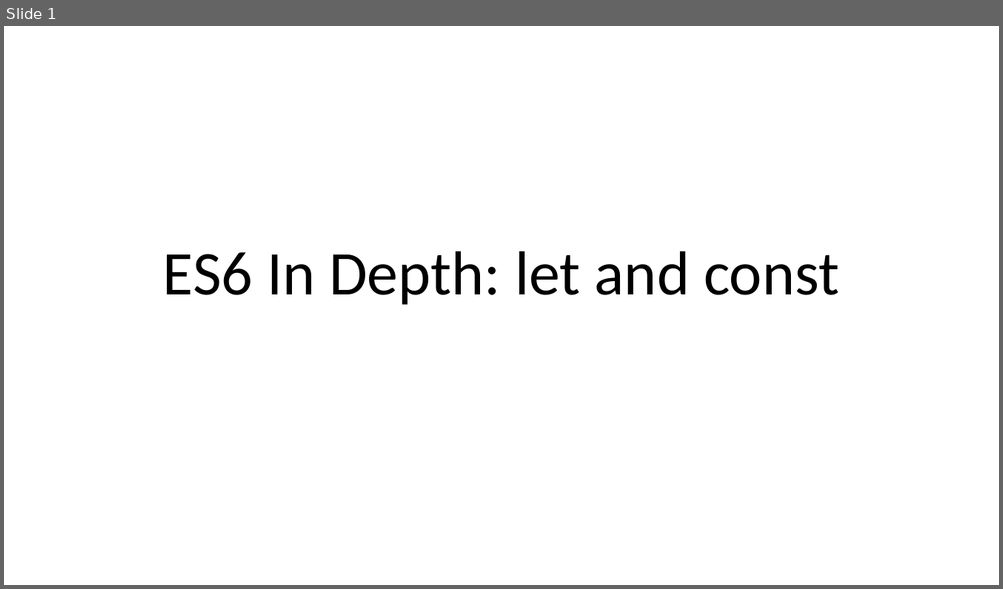
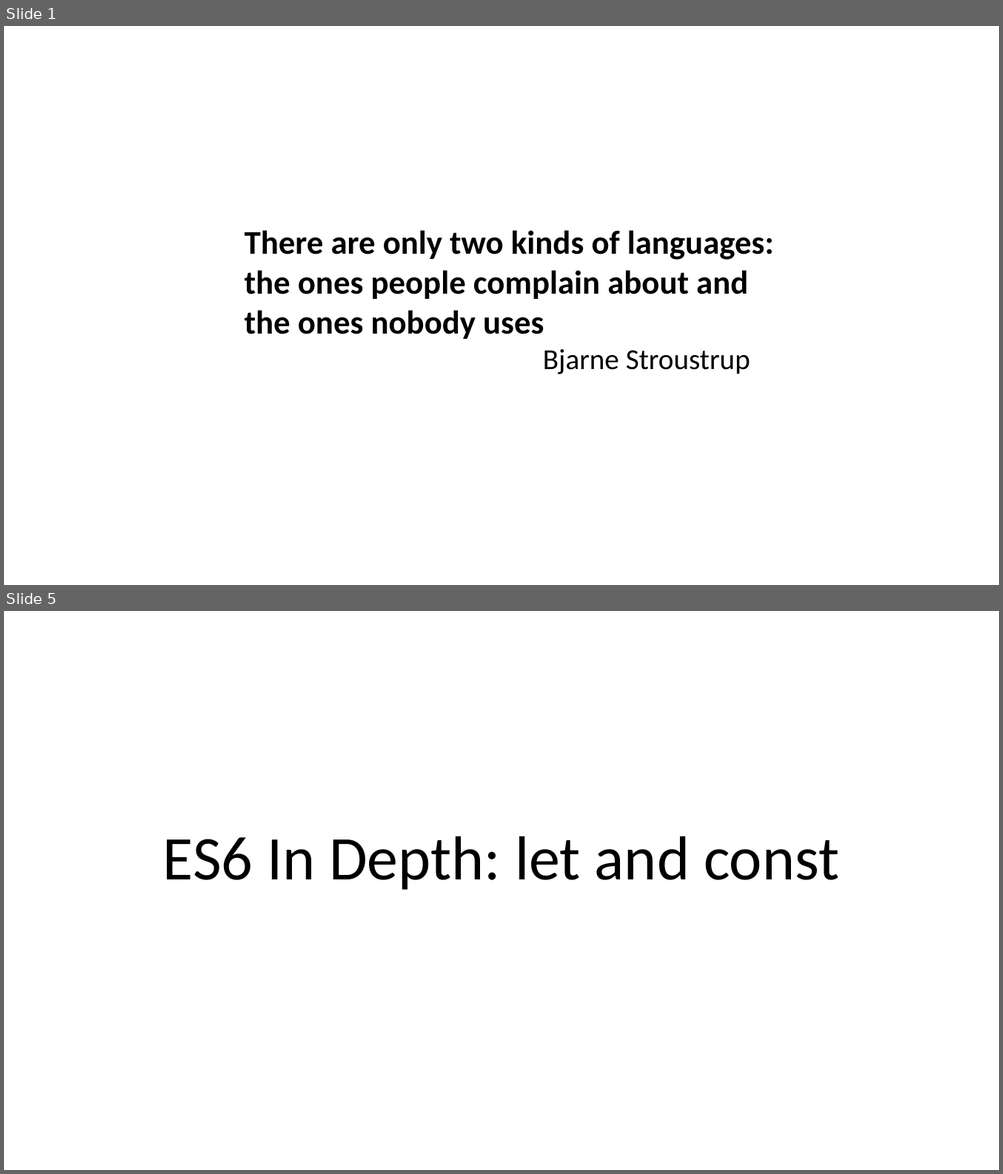
Before and after one commit to dzmitry-varabei/front-end-course, a slide deck: es6/Presentation1.pptx. Shown one above the other, each under a label of ours: slide 1 before the commit, slides 1 and 5 after it; the slides between them are not shown. The pictures are 1003x589 and 1003x1174 pixels, drawn with LibreOffice and Linux fonts; fonts in the diff are those of the drawing. Boxes give left, top, right and bottom in pixels: in the first picture for what was removed or moved away, otherwise in the second. Text is boxed around its words. In the diff, an @@ line names an element or a change of style, - is before the commit and + after.

```diff
--- a/es6/Presentation1.pptx
+++ b/es6/Presentation1.pptx
@@ slide 1 added at box(4, 26, 999, 585), background #FFFFFF @@
@@ text added at box(244, 230, 774, 375), 32 pt, text #000000, bold @@
+There are only two kinds of languages: the ones people complain about and the ones nobody uses
+Bjarne Stroustrup
@@ what was slide 1 is now slide 5 @@
```
Also in this commit, not shown: 6 other slides added, 6 other files.
